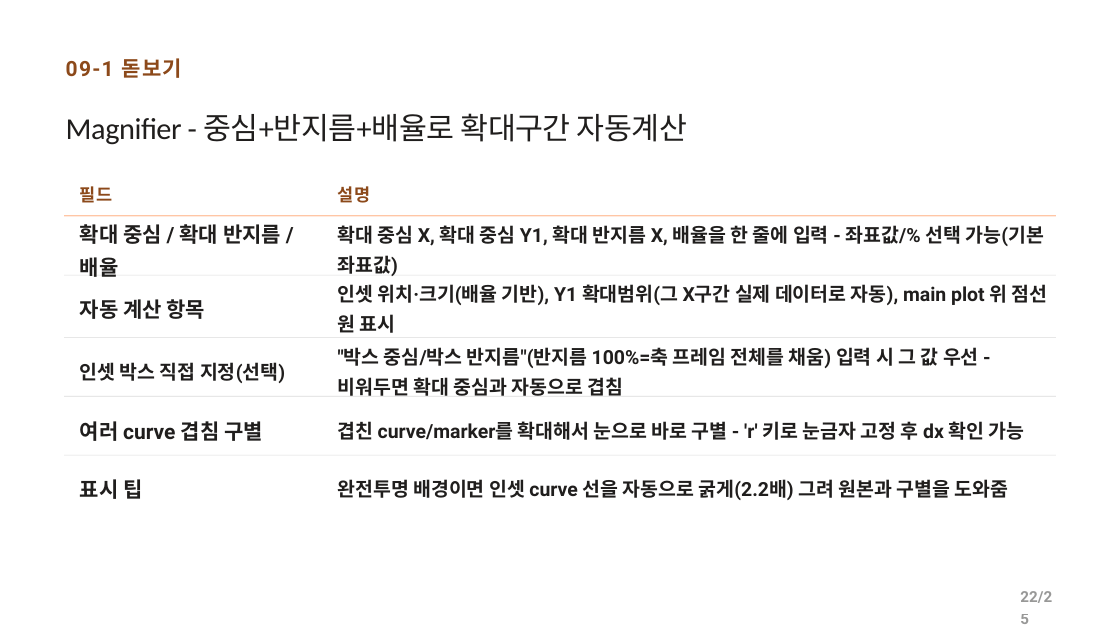
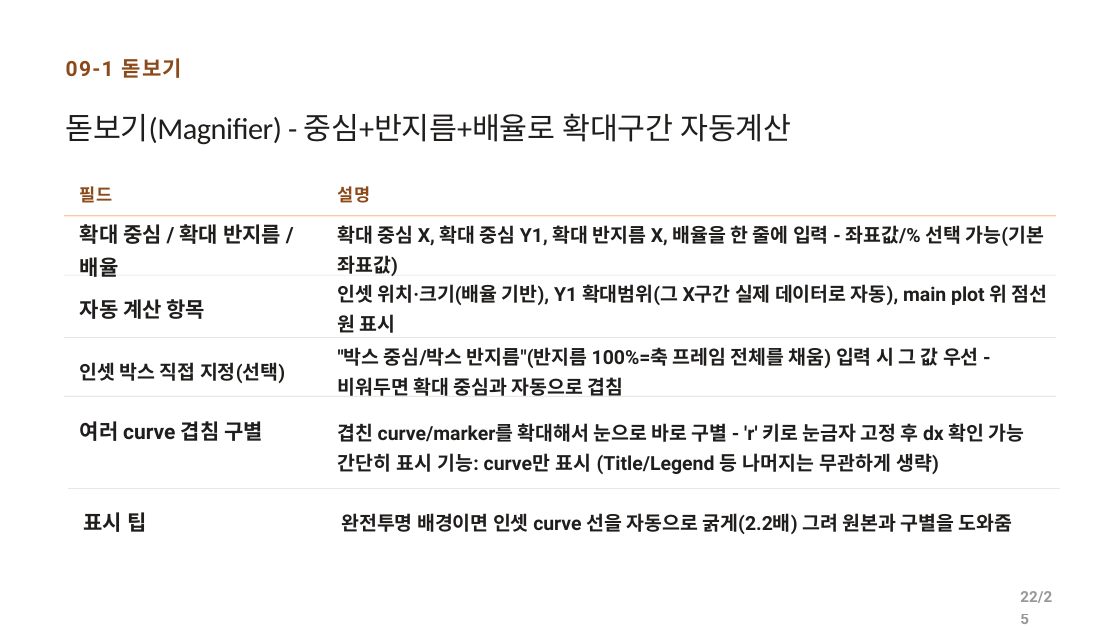
Before and after one commit to CWKIM113/CathPlot_Pub, a slide deck: slide 22 of CathPlot_발표.pptx. Drawn at 1120x630 pixels with LibreOffice and Linux fonts; fonts in the diff are those of the drawing. Boxes give left, top, right and bottom in pixels: in the first picture for what was removed or moved away, otherwise in the second. Text is boxed around its words. In the diff, an @@ line names an element or a change of style, - is before the commit and + after.

```diff
--- a/CathPlot_발표.pptx
+++ b/CathPlot_발표.pptx
@@ text at <box>66,113,791,145</box>: text changed @@
-Magnifier - 중심+반지름+배율로 확대구간 자동계산
+돋보기(Magnifier) - 중심+반지름+배율로 확대구간 자동계산
@@ text at <box>338,453,939,474</box>: paragraph added @@
+간단히 표시 기능: curve만 표시 (Title/Legend 등 나머지는 무관하게 생략)
@@ text "표시 팁" at <box>84,512,146,532</box>: line spacing 1.3 to 1.2 @@
@@ 2 texts, 2 rectangles: place and size @@
-2 texts, 2 rectangles at <box>64,455,1056,500</box>
+2 texts, 2 rectangles at <box>68,488,1060,534</box>
```
Also in this commit, not shown: 7 other slides changed, 2 other files.
